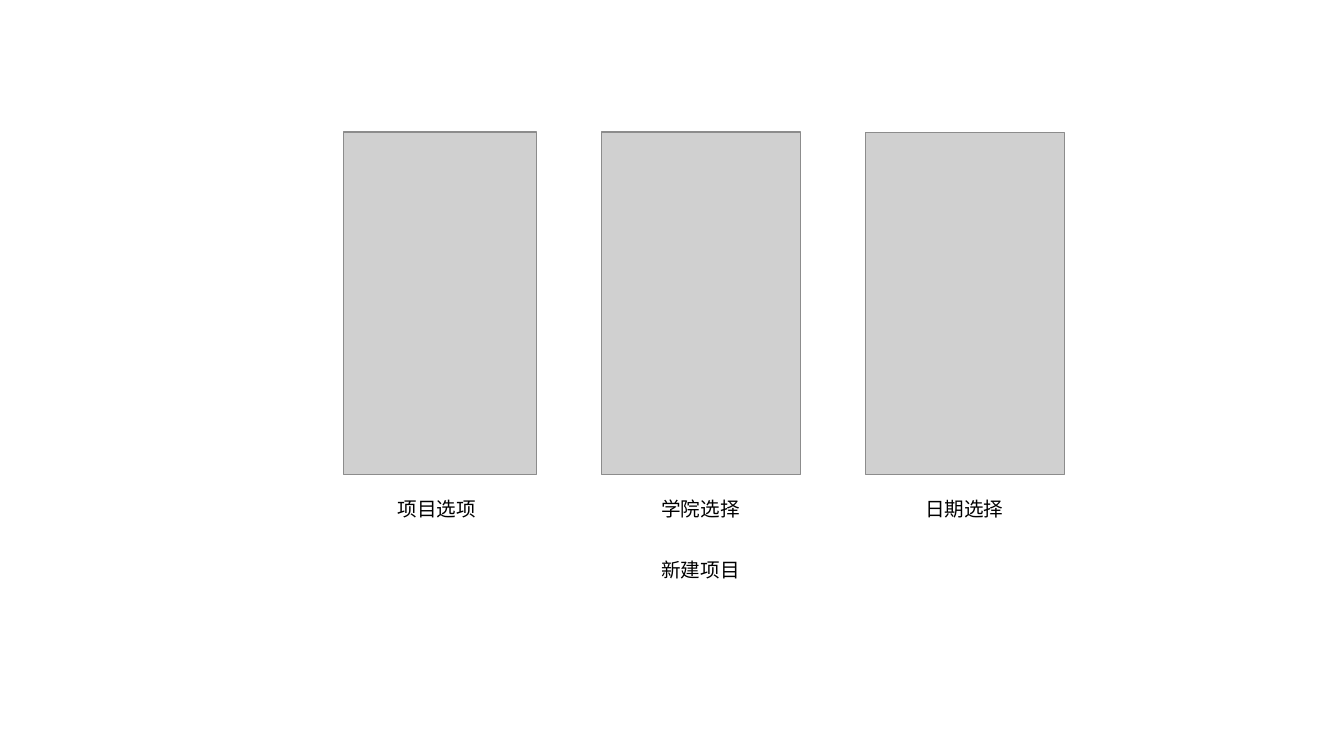
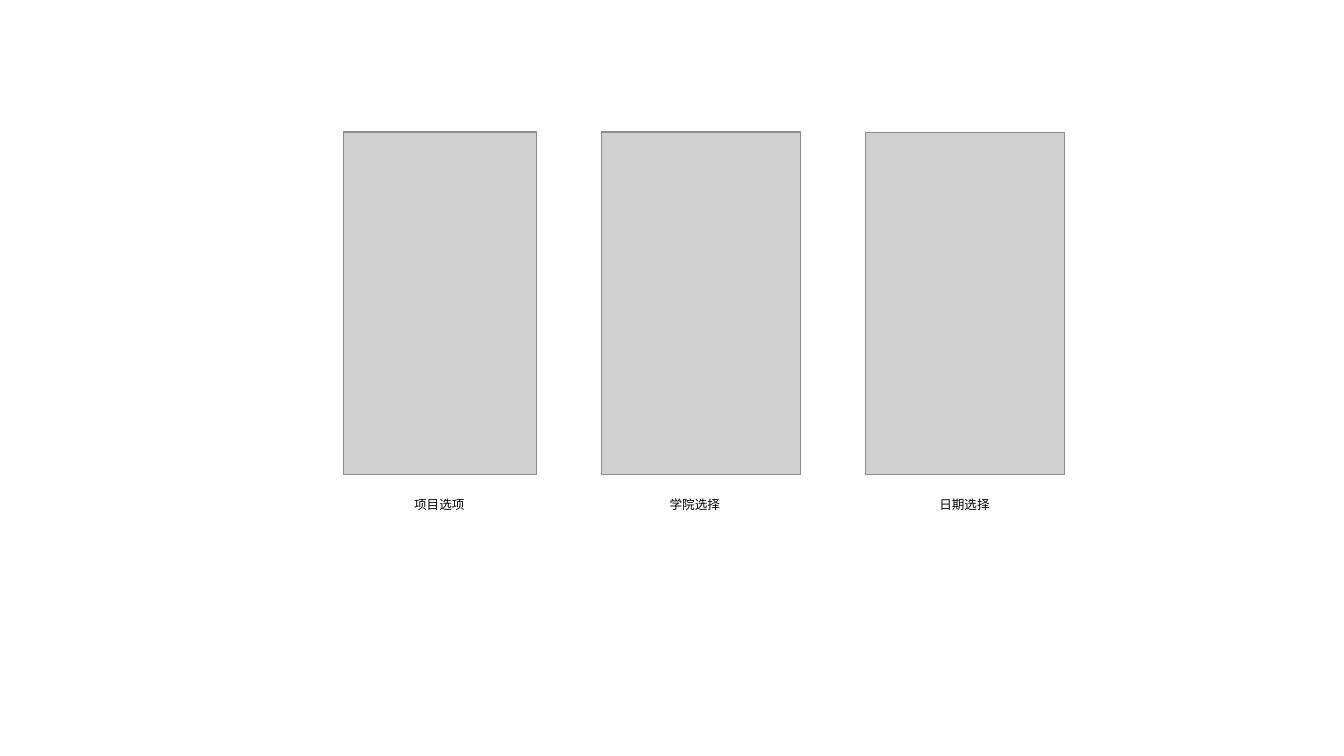
Before and after one commit to goozyshi/Gooit, a slide deck: slide 8 of Gooit自绘图标.pptx. Drawn at 1344x756 pixels with LibreOffice and Linux fonts; fonts in the diff are those of the drawing; grey boxes stand for pictures. Boxes give left, top, right and bottom in pixels: in the first picture for what was removed or moved away, otherwise in the second. Text is boxed around its words. In the diff, an @@ line names an element or a change of style, - is before the commit and + after.

```diff
--- a/Gooit自绘图标.pptx
+++ b/Gooit自绘图标.pptx
@@ text "项目选项": place and size @@
-text "项目选项" at box(397, 499, 475, 518)
+text "项目选项" at box(414, 498, 464, 510)
@@ size 14 to 9 pt in 3 elements at box(939, 498, 989, 510), box(414, 498, 464, 510), box(670, 498, 720, 510) @@
@@ text "学院选择": place and size @@
-text "学院选择" at box(661, 499, 739, 518)
+text "学院选择" at box(670, 498, 720, 510)
@@ text "日期选择": place and size @@
-text "日期选择" at box(925, 499, 1003, 518)
+text "日期选择" at box(939, 498, 989, 510)
@@ text removed at box(661, 560, 739, 579) @@
-新建项目
```
Also in this commit, not shown: 9 other slides changed, 19 other files.
